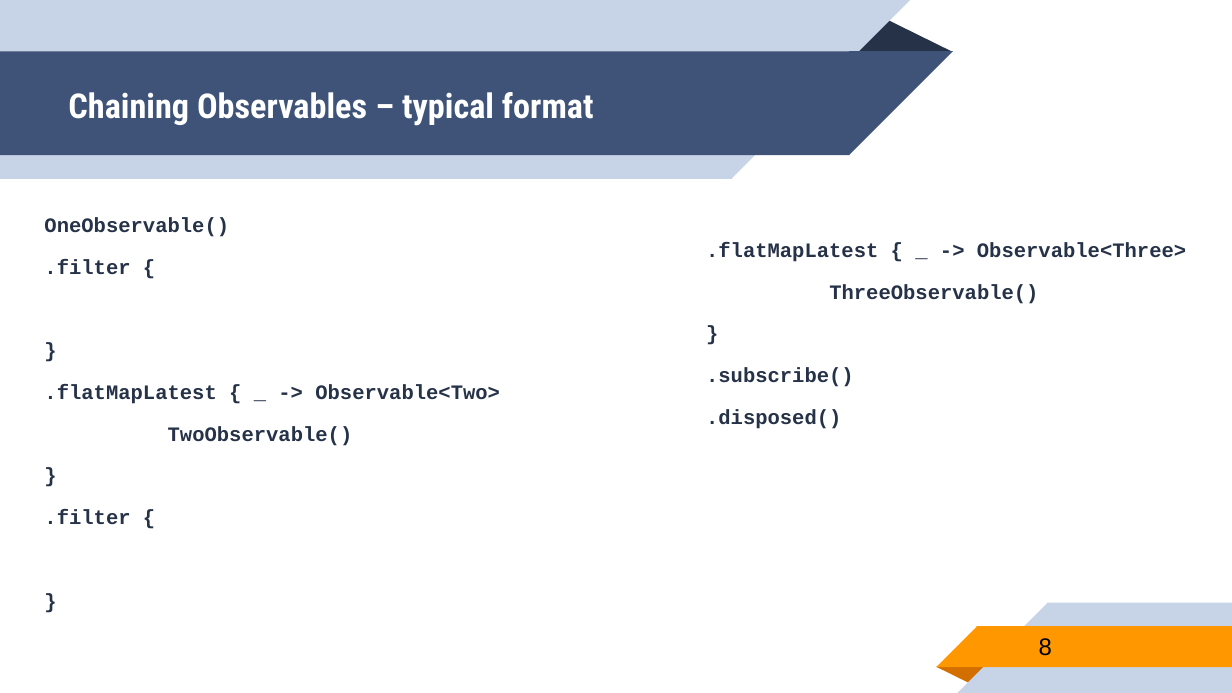
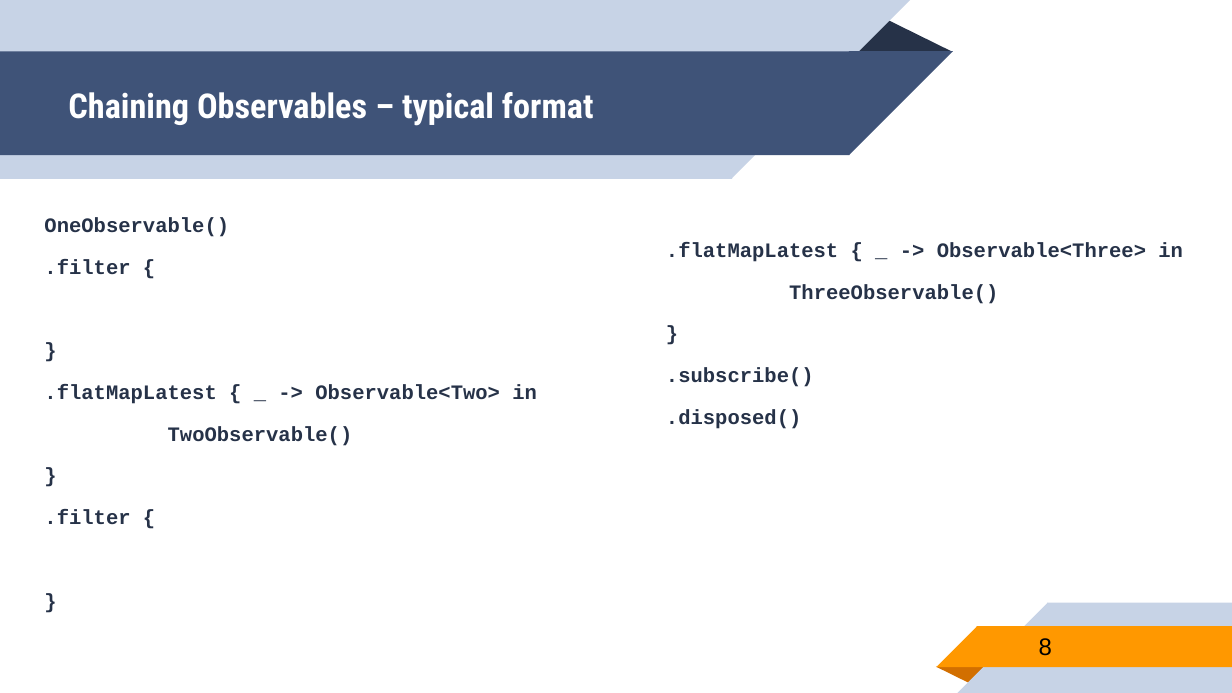
Before and after one commit to younghwankim/RxSwiftClass, a slide deck: slide 8 of ChainObservable/ObservableChain.pptx. Drawn at 1232x693 pixels with LibreOffice and Linux fonts; fonts in the diff are those of the drawing. Boxes give left, top, right and bottom in pixels: in the first picture for what was removed or moved away, otherwise in the second. Text is boxed around its words. In the diff, an @@ line names an element or a change of style, - is before the commit and + after.

```diff
--- a/ChainObservable/ObservableChain.pptx
+++ b/ChainObservable/ObservableChain.pptx
@@ text ".flatMapLatest { _ -> Observable<Three> ...": place and size @@
-text ".flatMapLatest { _ -> Observable<Three> ..." at [706, 242, 1186, 429]
+text ".flatMapLatest { _ -> Observable<Three> ..." at [666, 242, 1183, 429]
@@ text at [666, 242, 1183, 262]: text changed @@
-.flatMapLatest { _ -> Observable<Three>
+.flatMapLatest { _ -> Observable<Three> in
@@ text at [44, 384, 537, 404]: text changed @@
-.flatMapLatest { _ -> Observable<Two>
+.flatMapLatest { _ -> Observable<Two> in
```
Also in this commit, not shown: 2 other slides changed, 1 other file.
